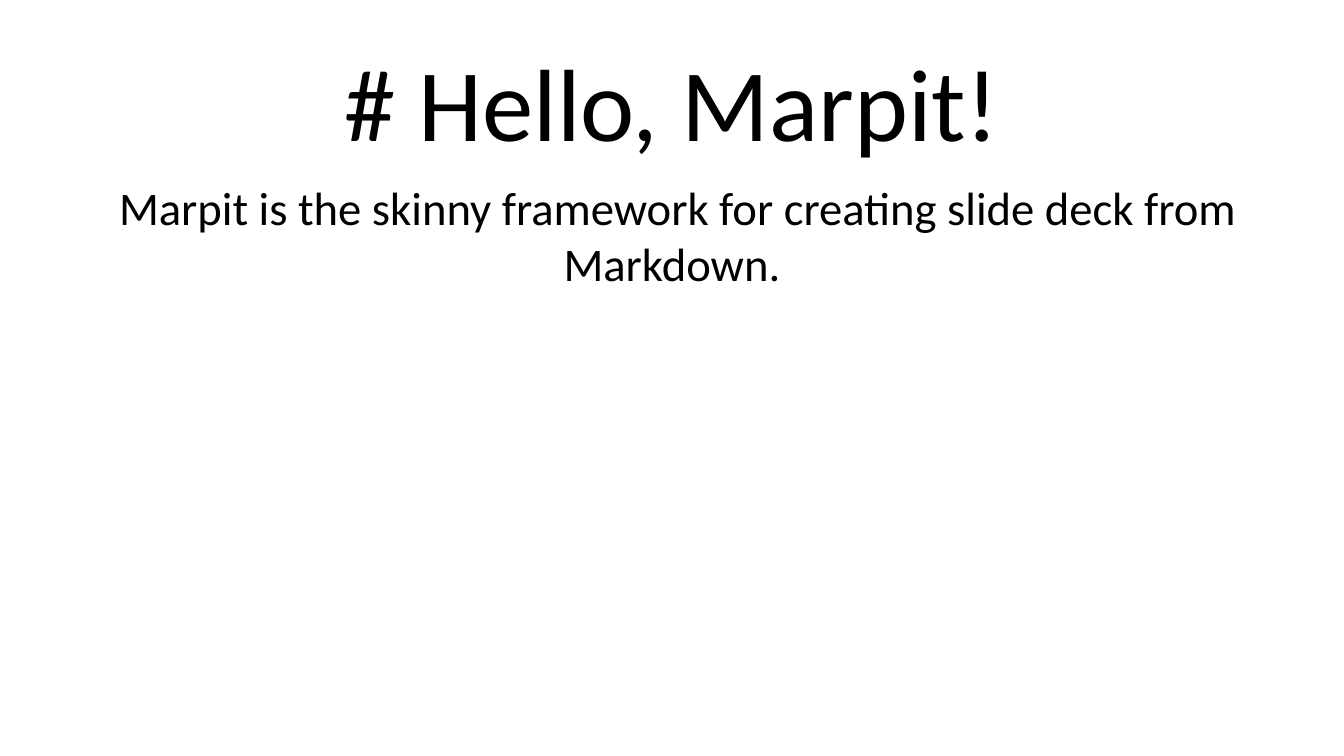
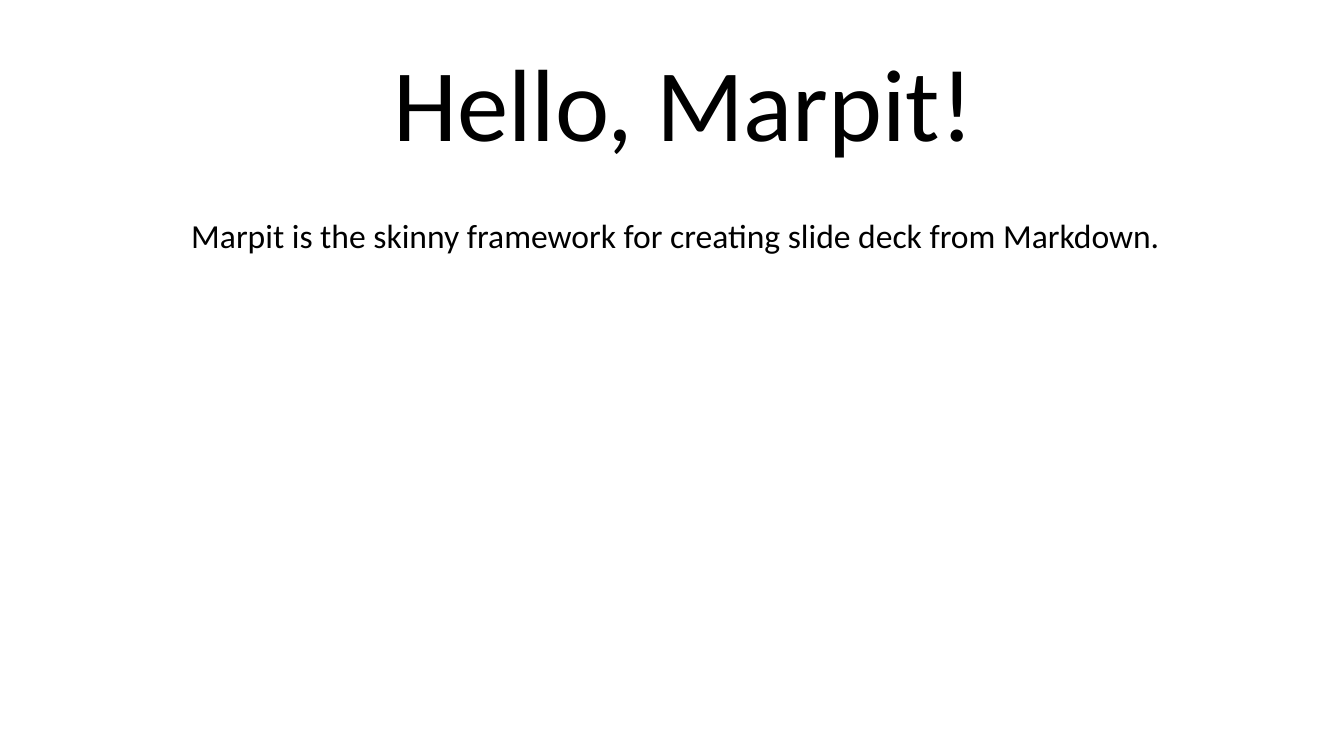
Before and after one commit to Menjafet/JsExperiment, a slide deck: slide 1 of Presentation.pptx. Drawn at 1344x756 pixels with LibreOffice and Linux fonts; fonts in the diff are those of the drawing. Boxes give left, top, right and bottom in pixels: in the first picture for what was removed or moved away, otherwise in the second. Text is boxed around its words. In the diff, an @@ line names an element or a change of style, - is before the commit and + after.

```diff
--- a/Presentation.pptx
+++ b/Presentation.pptx
@@ text at (393,69,974,158): text changed @@
-# Hello, Marpit!
+Hello, Marpit!
@@ text "Marpit is the skinny framework ..." at (191,224,1159,254): size 25 to 18 pt @@
```
Also in this commit, not shown: 1 other slide changed, 1 slide added, 1 slide removed, 1 other file.
